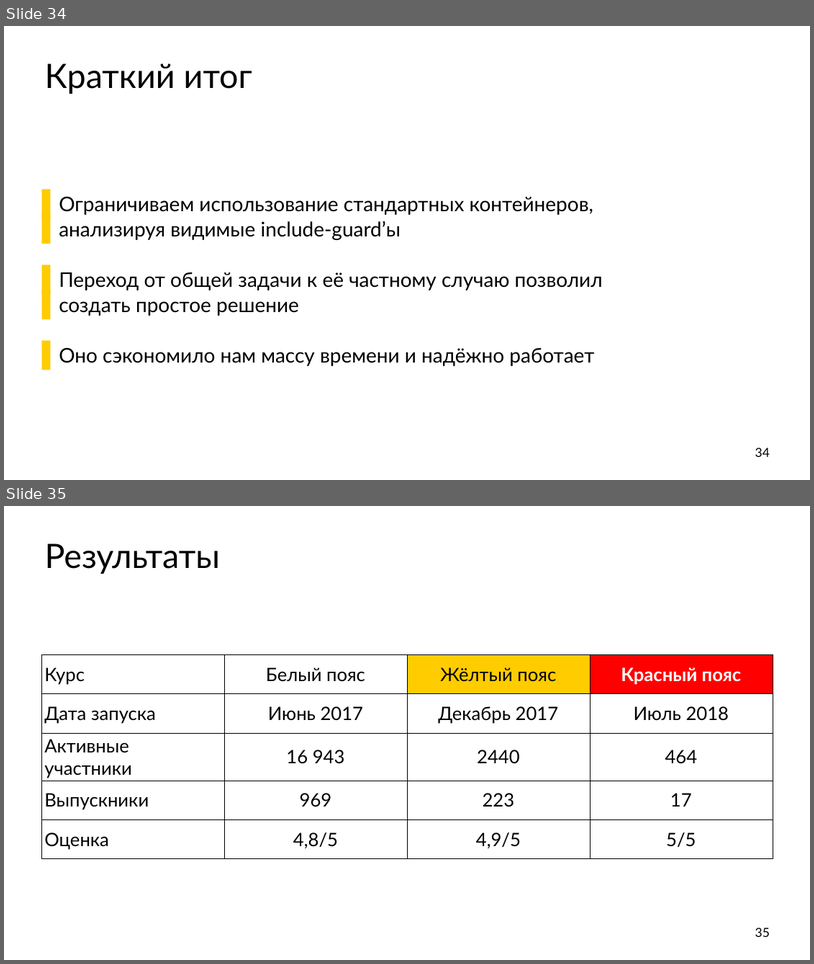
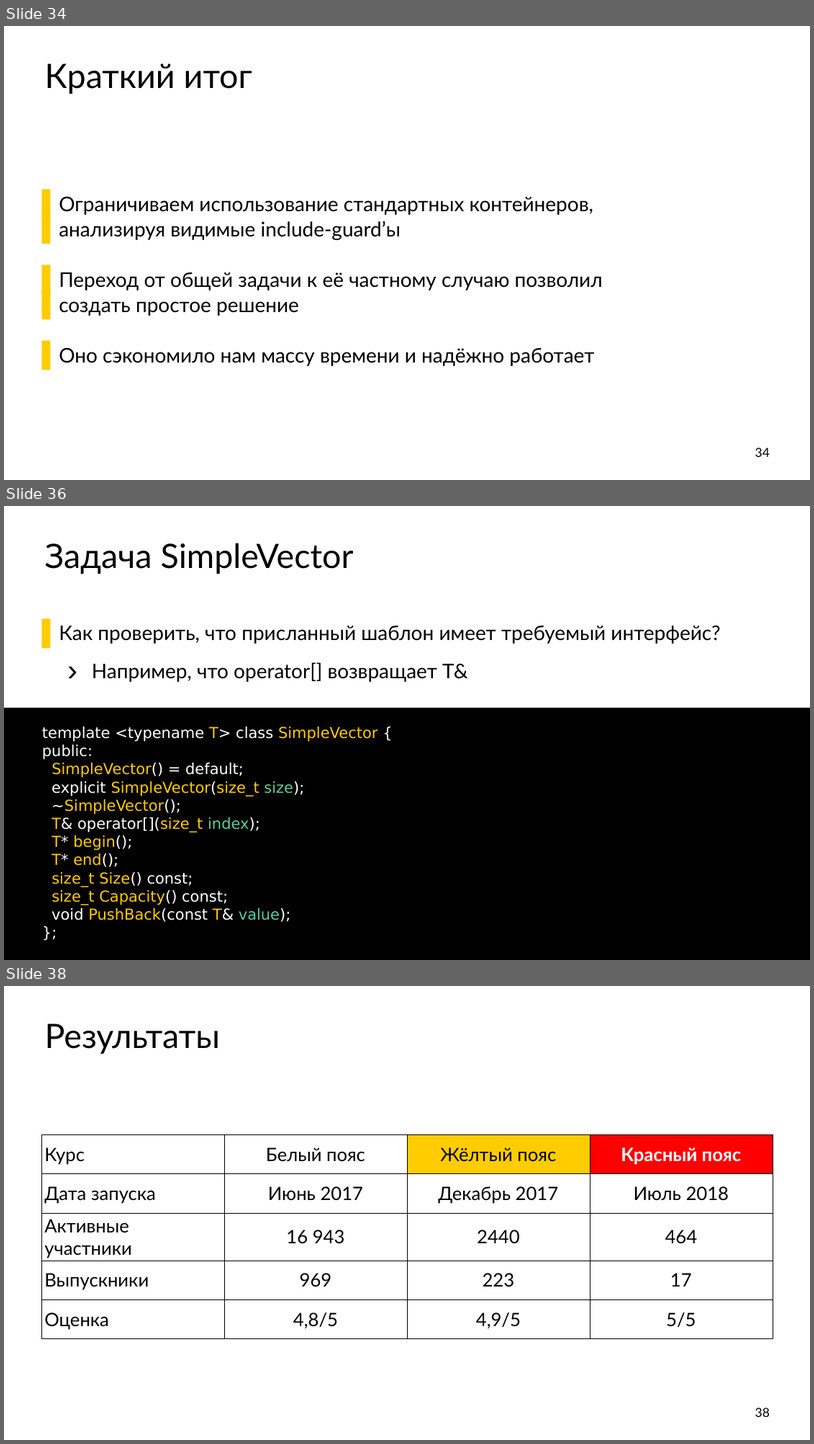
Before and after one commit to ishfb/cpprus18, a slide deck: slides.pptx. Shown one above the other, each under a label of ours: slides 34 and 35 before the commit, slides 34, 36 and 38 after it; the slides between them are not shown. The pictures are 814x964 and 814x1444 pixels, drawn with LibreOffice and Linux fonts; fonts in the diff are those of the drawing. Boxes give left, top, right and bottom in pixels: in the first picture for what was removed or moved away, otherwise in the second. Text is boxed around its words. In the diff, an @@ line names an element or a change of style, - is before the commit and + after.

```diff
--- a/slides.pptx
+++ b/slides.pptx
@@ slide 36 added at [4,506,810,960], background #FFFFFF @@
@@ title added at [45,543,354,574], 80 pt, text #000000 @@
+Задача SimpleVector
@@ text added at [59,625,720,682], 48 pt, text #000000 @@
+  ▌ Как проверить, что присланный шаблон имеет требуемый интерфейс?
+    › Например, что operator[] возвращает T&
@@ text added at [4,708,810,960], fill #000000, 36 pt, text #FFFFFF @@
+template <typename T> class SimpleVector {
+public:
+SimpleVector() = default;
+explicit SimpleVector(size_t size);
+~SimpleVector();
+T& operator[](size_t index);
+T* begin();
+T* end();
+size_t Size() const;
+size_t Capacity() const;
+void PushBack(const T& value);
+};
@@ what was slide 35 is now slide 38 @@
@@ page number at [756,1407,770,1417]: text changed @@
-35
+38
```
Also in this commit, not shown: 2 other slides added.
